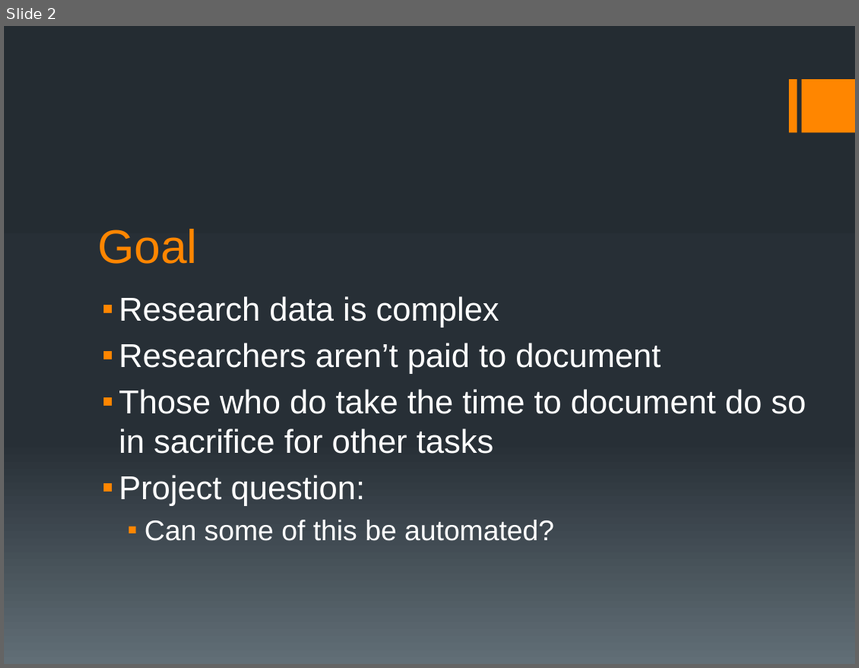
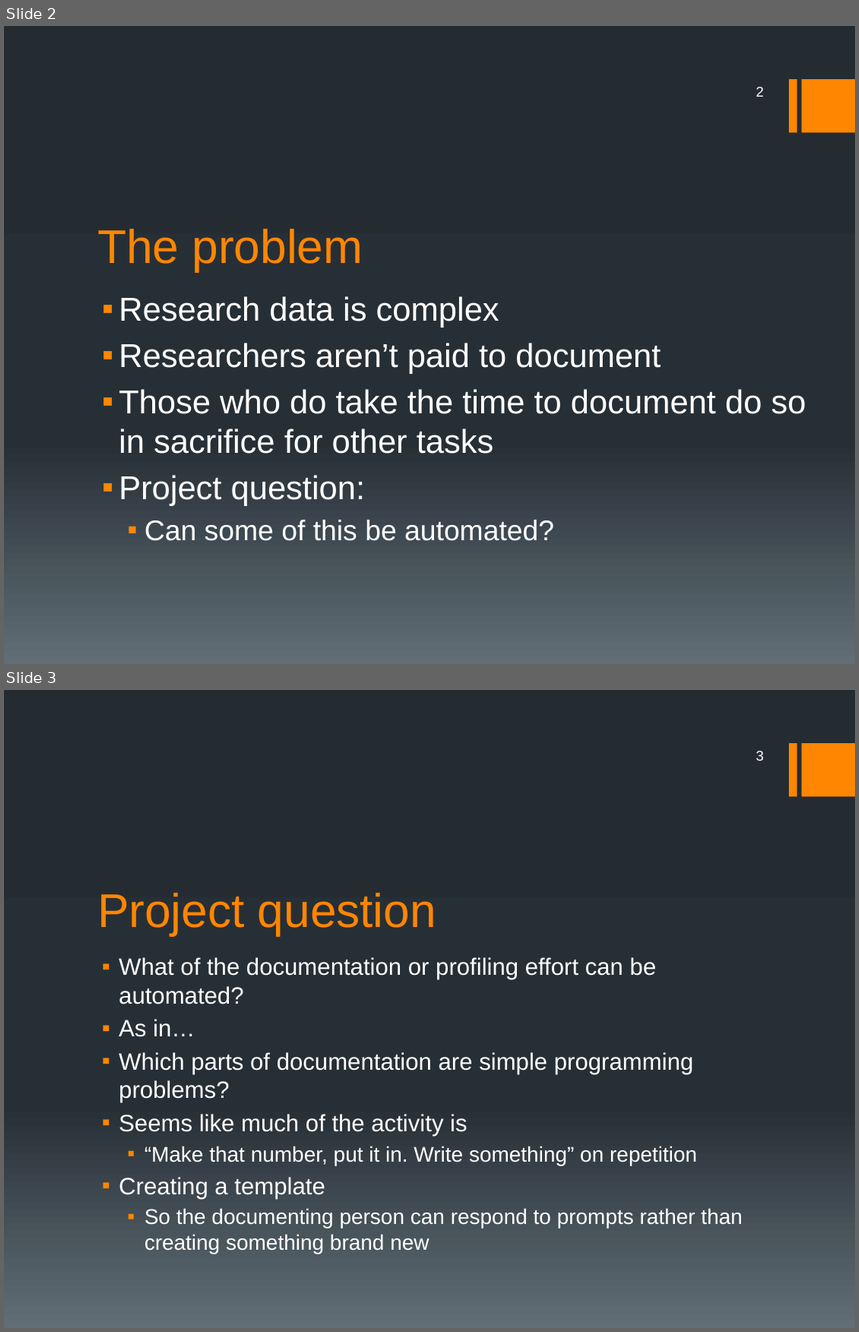
Before and after one commit to elliewix/data-profile-tool, a slide deck: wickes data cleaning final presentation.pptx. Shown one above the other, each under a label of ours: slide 2 before the commit, slides 2 and 3 after it. The pictures are 859x668 and 859x1332 pixels, drawn with LibreOffice and Linux fonts; fonts in the diff are those of the drawing. Boxes give left, top, right and bottom in pixels: in the first picture for what was removed or moved away, otherwise in the second. Text is boxed around its words. In the diff, an @@ line names an element or a change of style, - is before the commit and + after.

```diff
--- a/wickes data cleaning final presentation.pptx
+++ b/wickes data cleaning final presentation.pptx
@@ slide 3 added at (4, 690, 855, 1328), background gradient #242C33 to #273037 to #636D76; not listed: 2 template elements that a slide beside it also shows @@
@@ page number added at (756, 751, 764, 761), 12 pt, text #FFFFFF @@
+3
@@ title added at (97, 893, 436, 935), 40 pt, text #FF8600 @@
+Project question
@@ text added at (119, 958, 742, 1254), 20 pt, text #FFFFFF @@
+▪ What of the documentation or profiling effort can be automated?
+▪ As in…
+▪ Which parts of documentation are simple programming problems?
+▪ Seems like much of the activity is
+  ▪ “Make that number, put it in. Write something” on repetition
+▪ Creating a template
+  ▪ So the documenting person can respond to prompts rather than creating something brand new
@@ slide 2 changed as well @@
@@ page number added at (756, 87, 764, 97), 12 pt, text #FFFFFF @@
+2
@@ title at (97, 229, 363, 271): text changed @@
-Goal
+The problem
```
Also in this commit, not shown: 9 other slides changed, 1 other slide added, 3 other files.
